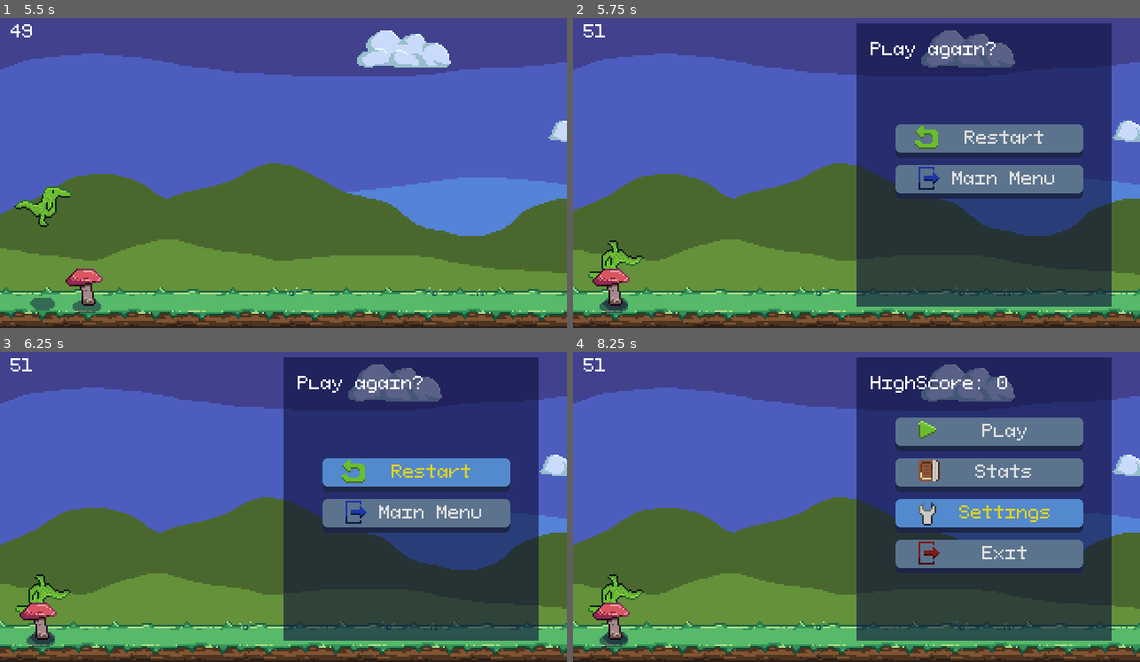
Above: before the commit, frames 1-4 (two rows, left to right).
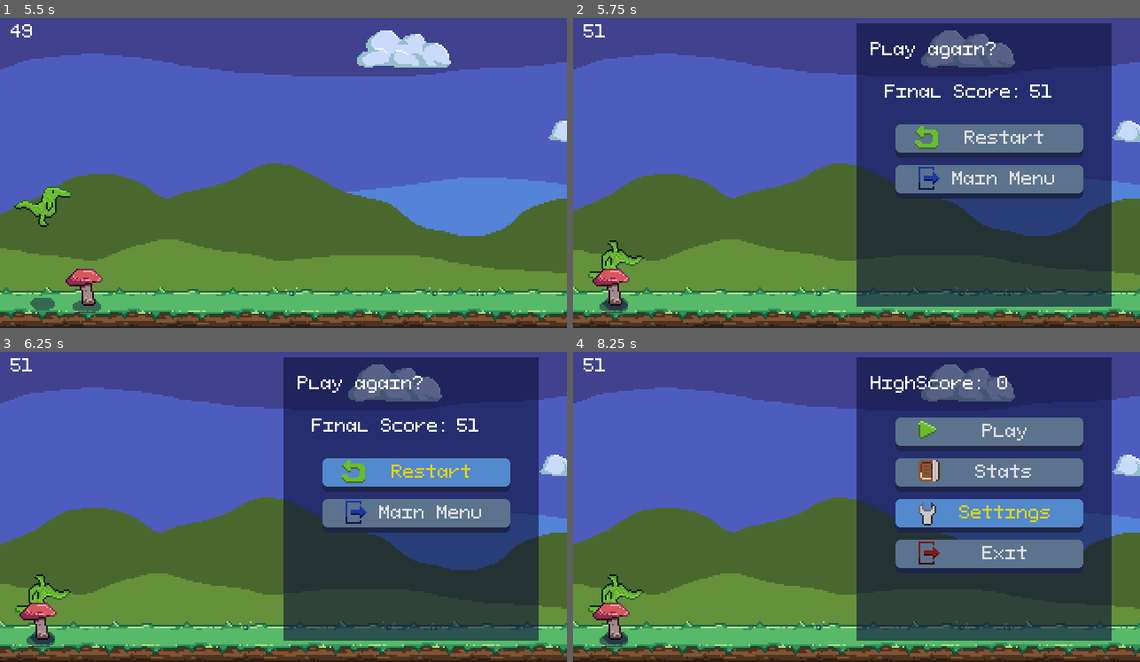
Above: after the commit, the same moments.

Repository: zMenta/DinosaurRun
Game: Godot game, scene res://main/Main.tscn
Two runs of this game, one before a commit and one after it. Both use one fixed random seed, a clock stepped at 60 frames per second and the inputs below.
Inputs:
- Up to frame 1 (5.5 s): click "Play" at 0.5 s; tap Space (jump) at 1.52, 2.27, 3.77, 4.52, 5.27 s
- Up to frame 2 (5.75 s): no input
- Up to frame 3 (6.25 s): click "Restart" at 5.75 s
- Up to frame 4 (8.25 s): click "Restart" at 6.5 s; click "Restart" at 7.25 s; click "Main Menu" at 8 s

Frame 1 is identical in both runs. In frame 2, 0.4% of the frame differs, in the area x 55-85%, y 21-26%; in frame 3, 0.4%; in frame 4, nothing differs.

Commit message:
gameOver menu final score label

Diff:
--- a/DinosaurRun/main/Main.gd
+++ b/DinosaurRun/main/Main.gd
@@ -33,6 +33,7 @@
 	map.stop_world()
 	obstacle_manager.stop_obstacles()
 	point_timer.stop()
+	menu_gameover.score_value = points
 	menu_gameover.visible = true
 
 
--- a/DinosaurRun/scenes/interface/menu_gameover/MenuGameOver.gd
+++ b/DinosaurRun/scenes/interface/menu_gameover/MenuGameOver.gd
@@ -2,6 +2,14 @@
 
 signal buttonRestart_pressed
 signal buttonGoBack_pressed
+
+onready var label_score_value := $ColorRect/HBoxContainer/LabelScoreValue
+
+var score_value := 0 setget _set_score_value
+
+func _set_score_value(new_value: int) -> void:
+	score_value = new_value
+	label_score_value.text = str(score_value)
 
 func _on_ButtonRestart_pressed() -> void:
 	emit_signal("buttonRestart_pressed")
--- a/DinosaurRun/scenes/interface/menu_gameover/MenuGameOver.tscn
+++ b/DinosaurRun/scenes/interface/menu_gameover/MenuGameOver.tscn
@@ -21,6 +21,23 @@
 [node name="LabelTitle" parent="ColorRect" index="0"]
 text = "Play again?"
 
+[node name="HBoxContainer" type="HBoxContainer" parent="ColorRect" index="1"]
+margin_left = 16.0
+margin_top = 32.0
+margin_right = 139.0
+margin_bottom = 45.0
+
+[node name="LabelFinalScore" type="Label" parent="ColorRect/HBoxContainer" index="0"]
+margin_right = 84.0
+margin_bottom = 13.0
+text = "Final Score:"
+
+[node name="LabelScoreValue" type="Label" parent="ColorRect/HBoxContainer" index="1"]
+margin_left = 88.0
+margin_right = 123.0
+margin_bottom = 13.0
+text = "00000"
+
 [node name="ButtonRestart" parent="ColorRect/VBoxContainer" index="0" instance=ExtResource( 2 )]
 margin_top = 49.0
 margin_bottom = 68.0
